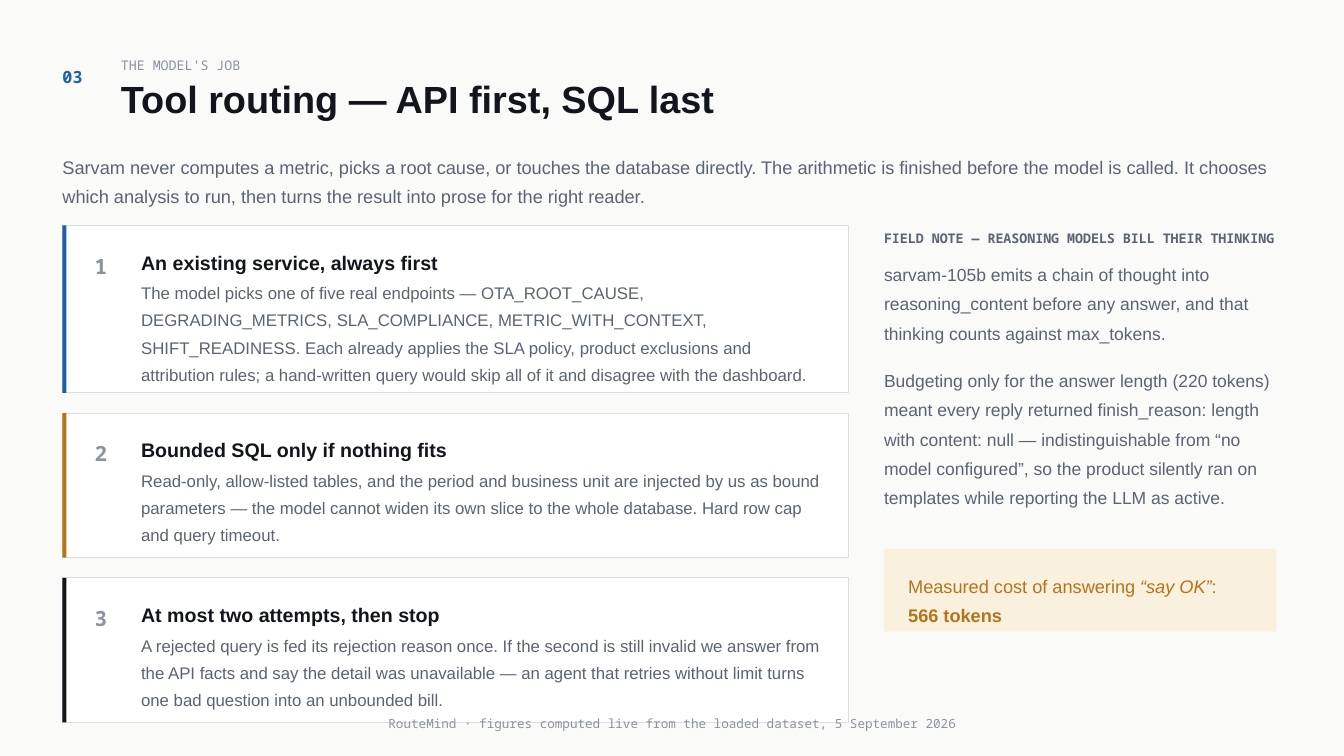
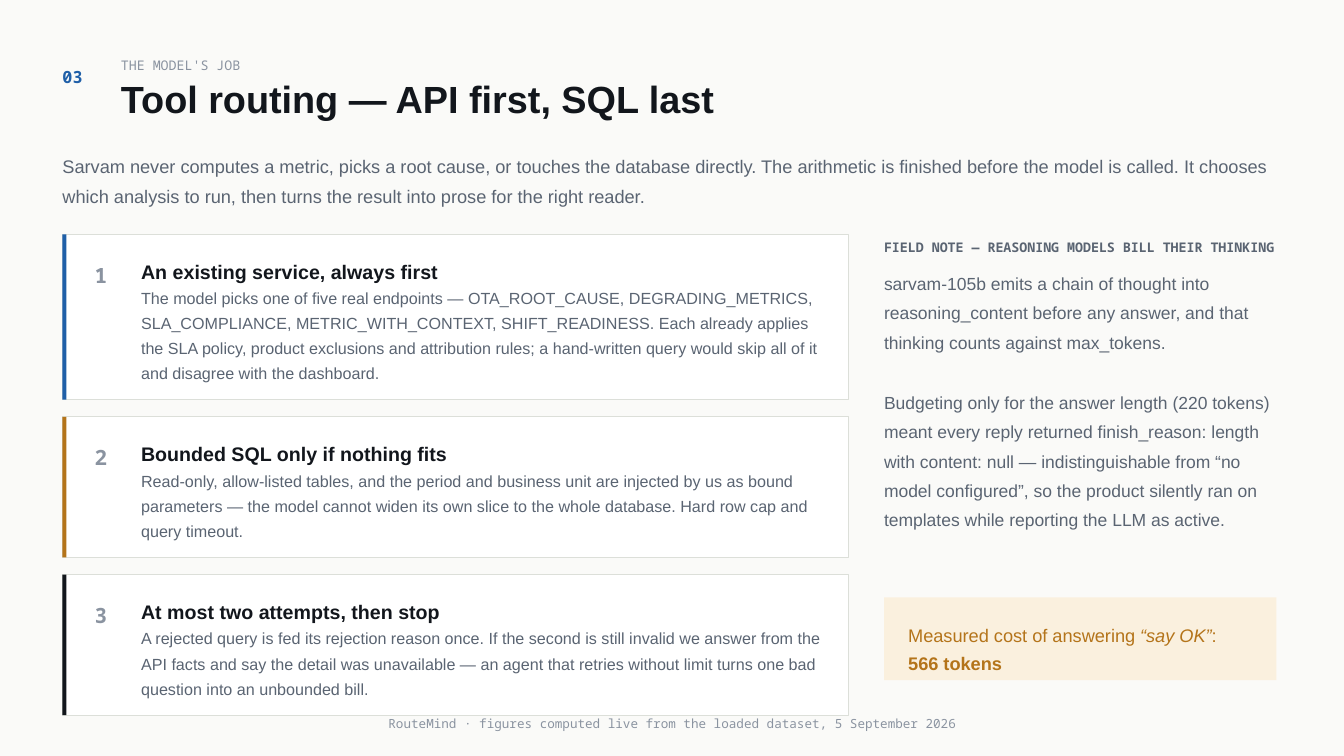
Before and after one commit to VishnuGupta16/routemind-service, a slide deck: slide 6 of docs/routemind-demo-deck.pptx. Drawn at 1344x756 pixels with LibreOffice and Linux fonts; fonts in the diff are those of the drawing. Boxes give left, top, right and bottom in pixels: in the first picture for what was removed or moved away, otherwise in the second. Text is boxed around its words. In the diff, an @@ line names an element or a change of style, - is before the commit and + after.

```diff
--- a/docs/routemind-demo-deck.pptx
+++ b/docs/routemind-demo-deck.pptx
@@ 2 rectangles, 1 text moved together from (x1=63, y1=226, x2=1275, y2=393) to (x1=63, y1=235, x2=1275, y2=400) @@
@@ text "1" moved from (x1=95, y1=259, x2=108, y2=274) to (x1=95, y1=268, x2=108, y2=283) @@
@@ text "An existing service, always first" moved from (x1=141, y1=255, x2=438, y2=274) to (x1=141, y1=264, x2=438, y2=283) @@
@@ text "sarvam-105b emits a chain of ..." moved from (x1=884, y1=268, x2=1248, y2=344) to (x1=884, y1=277, x2=1248, y2=353) @@
@@ size 12 to 11.5 pt; line spacing 1.35 to 1.3 in 3 elements at (x1=141, y1=632, x2=820, y2=699), (x1=141, y1=475, x2=808, y2=541), (x1=141, y1=292, x2=817, y2=383) @@
@@ text "Budgeting only for the answer ..." moved from (x1=884, y1=374, x2=1269, y2=508) to (x1=884, y1=396, x2=1269, y2=530) @@
@@ rectangle resized from (x1=63, y1=413, x2=849, y2=559) to (x1=63, y1=417, x2=849, y2=559) @@
@@ rectangle resized from (x1=63, y1=413, x2=67, y2=559) to (x1=63, y1=417, x2=67, y2=559) @@
@@ text "2" moved from (x1=95, y1=446, x2=108, y2=461) to (x1=95, y1=450, x2=108, y2=465) @@
@@ text "Bounded SQL only if nothing ..." moved from (x1=141, y1=442, x2=446, y2=461) to (x1=141, y1=446, x2=446, y2=465) @@
@@ rectangle resized from (x1=63, y1=578, x2=849, y2=723) to (x1=63, y1=575, x2=849, y2=716) @@
@@ rectangle resized from (x1=63, y1=578, x2=67, y2=723) to (x1=63, y1=575, x2=67, y2=716) @@
@@ rectangle moved from (x1=884, y1=548, x2=1276, y2=631) to (x1=884, y1=598, x2=1276, y2=681) @@
@@ text "Measured cost of answering “say ..." moved from (x1=908, y1=580, x2=1216, y2=622) to (x1=908, y1=629, x2=1216, y2=670) @@
```
Also in this commit, not shown: 12 other slides changed, 1 other file.
